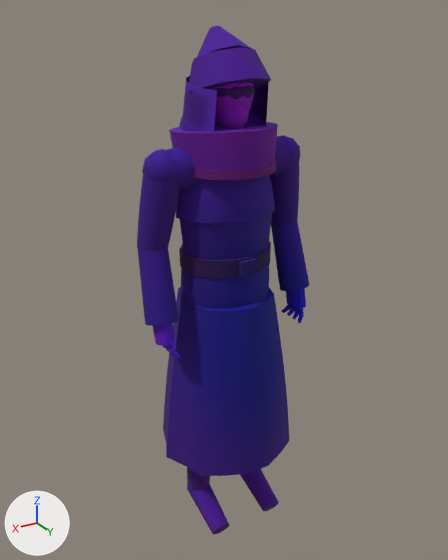
The glTF model assets/kit/skel_chorister.glb as it was, and as the next commit left it.
Rendered twice from a 50 mm camera at (1.038, 1.718, 1.843) aimed at (-0.009, -0.027, 0.971). Arrows for +X, +Y and +Z are at lower left; the lights stay in place. The first picture is the older version. Vertices at exactly the same position are counted once.

In view in the first picture: 'chorister'.
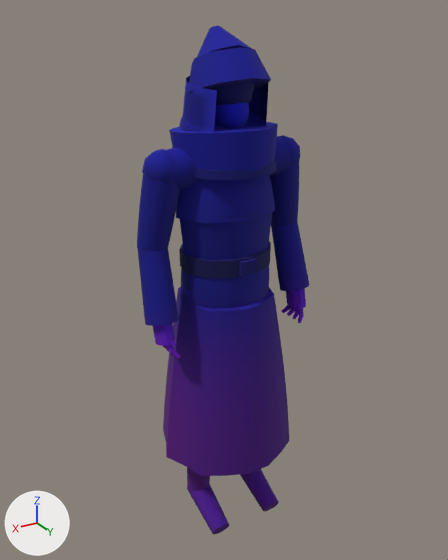
The change in detail:
me_chorister is used by ob_chorister; location (0.0, 0.0, 0.0).
me_chorister had 2381 vertices, 4496 faces and spanned x -0.33..0.33, y -0.24..0.24, z 0.0..1.81.
me_chorister now has 2339 vertices, 4416 faces and spans x -0.33..0.33, y -0.24..0.24, z 0.0..1.81.
me_chorister part 1: the loose piece of 42 vertices spanning x -0.07..0.07, y -0.07..0.11, z 1.59..1.66 is deleted.
Part 2, on me_chorister:
9 vertices are removed from x -0.02..0.06, y 0.04..0.1, z 1.54..1.63.
40 faces are deleted.
11 vertices in x -0.08..0.08, y -0.08..0.09, z 1.58..1.62 move by (0.0, 0.0, 0.02).
10 vertices in x -0.07..0.07, y -0.07..0.09, z 1.53..1.67 move by (0.0, 0.0, 0.01).
6 vertices in x -0.06..0.07, y -0.06..0.06, z 1.53..1.57 move by (0.0, 0.0, 0.03).
4 vertices in x -0.05..0.03, y -0.04..0.02, z 1.61..1.64 move by (0.0, 0.0, -0.01).
15 vertices move from x -0.06..0.06, y -0.05..0.09, z 1.53..1.67 to x -0.06..0.06, y -0.06..0.09, z 1.53..1.68.
9 vertices are added at x -0.02..0.06, y 0.04..0.11, z 1.57..1.64.
18 new faces join them, mat_m_wax.
22 new faces join them, mat_m_iron.
me_chorister part 3: 4268 kept faces spanning x -0.33..0.33, y -0.24..0.24, z 0.0..1.81 get new vertex colours.

Boxes (x1, y1, x2, y2) around the edits, measured in the pictures (448 x 560 px; the box of a moved part takes in the faces that stretch with it):
part 1 of me_chorister, deleted
    before: (215, 85, 255, 99)
part 2 of me_chorister, moved or reshaped
    before: (213, 83, 254, 126)
    after: (211, 82, 254, 125)
part 3 of me_chorister, recoloured
    both: (137, 26, 306, 477)
